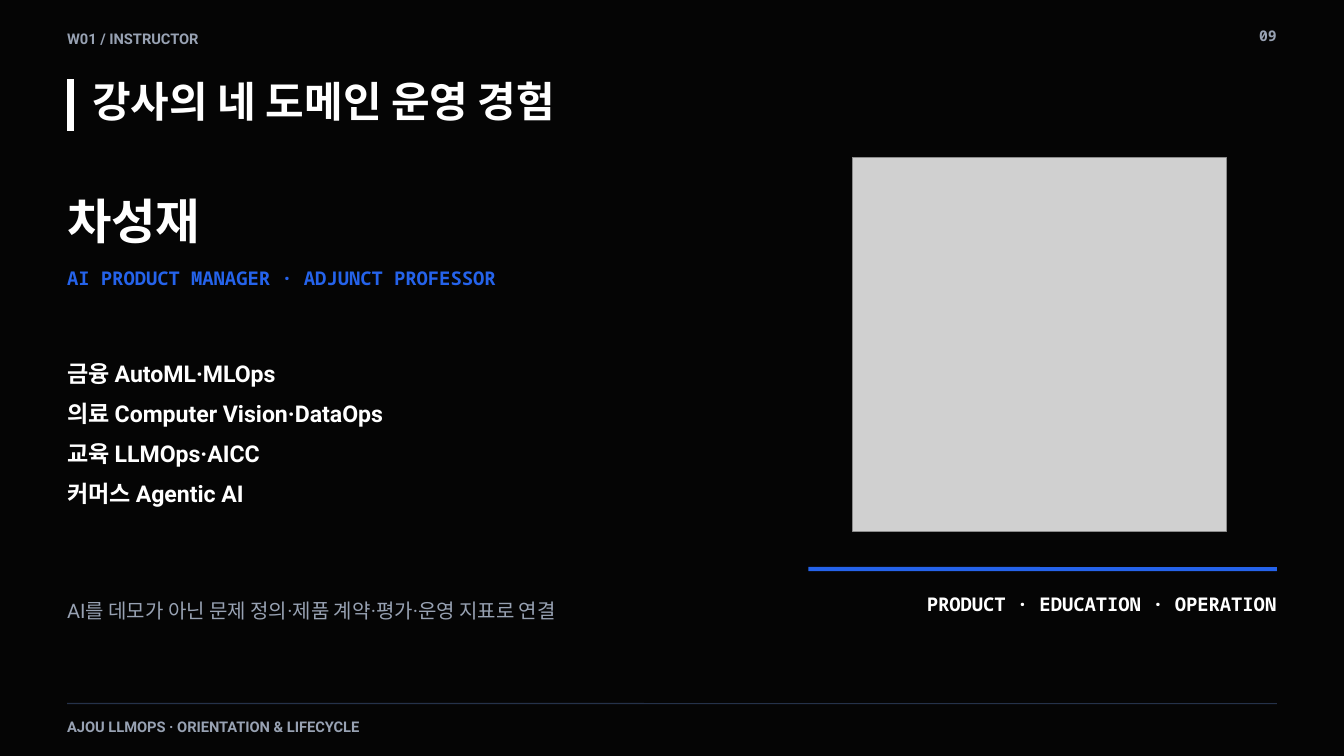
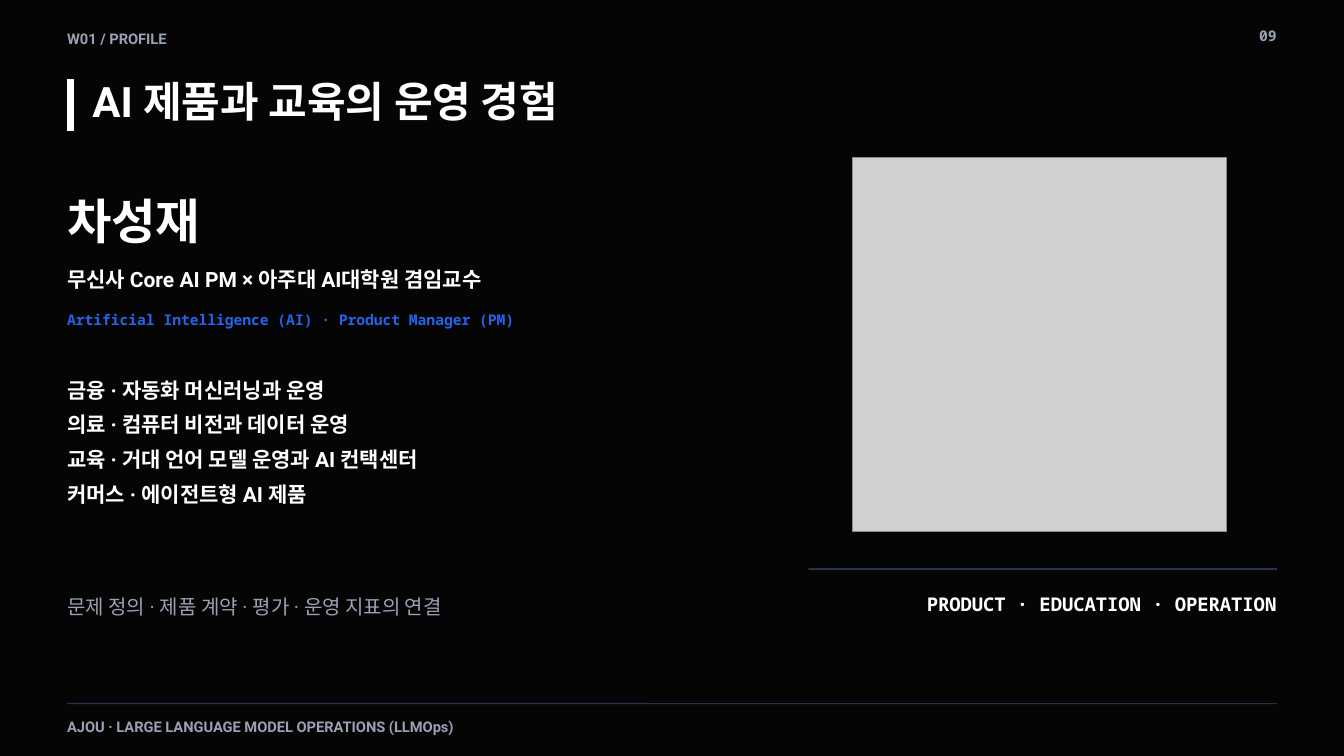
Before and after one commit to smilesjcha/llmops-16week, a slide deck: slide 9 of week01/lecture/01_week1_llmops_kickoff.pptx. Drawn at 1344x756 pixels with LibreOffice and Linux fonts; fonts in the diff are those of the drawing; grey boxes stand for pictures. Boxes give left, top, right and bottom in pixels: in the first picture for what was removed or moved away, otherwise in the second. Text is boxed around its words. In the diff, an @@ line names an element or a change of style, - is before the commit and + after.

```diff
--- a/week01/lecture/01_week1_llmops_kickoff.pptx
+++ b/week01/lecture/01_week1_llmops_kickoff.pptx
@@ text at <box>67,33,166,44</box>: text changed @@
-W01 / INSTRUCTOR
+W01 / PROFILE
@@ text at <box>92,81,558,121</box>: text changed @@
-강사의 네 도메인 운영 경험
+AI 제품과 교육의 운영 경험
@@ text added at <box>67,269,481,289</box>, 15 pt, text #FFFFFF, bold @@
+무신사 Core AI PM × 아주대 AI대학원 겸임교수
@@ text at <box>67,313,514,329</box>: text changed; size 13.5 to 10.5 pt @@
-AI PRODUCT MANAGER · ADJUNCT PROFESSOR
+Artificial Intelligence (AI) · Product Manager (PM)
@@ text at <box>67,380,418,504</box>: text changed; size 16.5 to 15 pt @@
-금융 AutoML·MLOps
-의료 Computer Vision·DataOps
-교육 LLMOps·AICC
-커머스 Agentic AI
+금융 · 자동화 머신러닝과 운영
+의료 · 컴퓨터 비전과 데이터 운영
+교육 · 거대 언어 모델 운영과 AI 컨택센터
+커머스 · 에이전트형 AI 제품
@@ text at <box>67,597,442,616</box>: text changed @@
-AI를 데모가 아닌 문제 정의·제품 계약·평가·운영 지표로 연결
+문제 정의 · 제품 계약 · 평가 · 운영 지표의 연결
@@ line (809, 570) - (1277, 570): stroke #2563EB 3 pt to #25324A 1.5 pt @@
@@ text at <box>67,720,454,735</box>: text changed @@
-AJOU LLMOPS · ORIENTATION & LIFECYCLE
+AJOU · LARGE LANGUAGE MODEL OPERATIONS (LLMOps)
```
Also in this commit, not shown: 60 other slides changed, 19 slides added, 18 slides removed, 22 other files.
